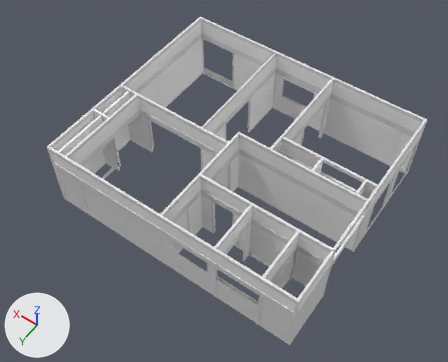
The FBX model Assets/Models/家たち/家1/家1 (4)Col.fbx: old version first, new version second.
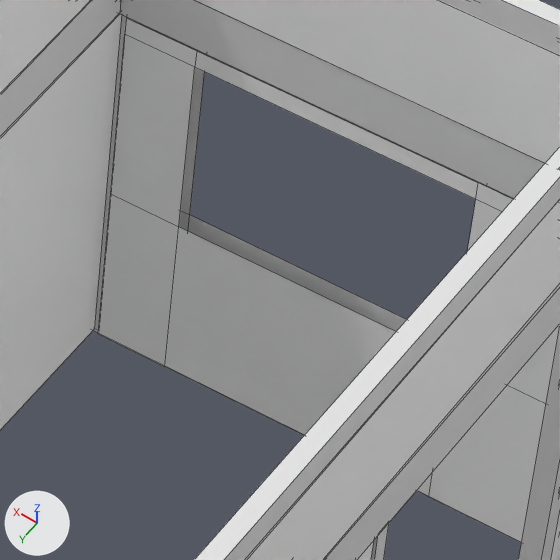
The first picture shows the older version from a camera (50 mm lens) standing at (-9.05, 14.87, 21.23) and looking at (0.07, 2.09, 1.16). The close-ups show the older and then the newer version on the part from 58% to 72% of the width and 20% to 37% of the height of that picture. Only the edits that show in the close-ups are written down. The lights are fixed; the arrows at lower left show +X, +Y and +Z. The close-ups show mesh edges as thin lines. Where no turn or scale is listed for an object, it has been applied to the vertices.

The older version as bpy lines, for what is in view:
```python
me_plane_085 = bpy.data.meshes.new('Plane.085')
me_plane_085.from_pydata(...)  # 16 vertices, 8 faces; spans x -0.96..1.79, y 0.0, z -1.65..0.59
me_plane_085.materials.append(mat_白い壁_plane)  # its picture is missing
me_plane_148 = bpy.data.meshes.new('Plane.148')
me_plane_148.from_pydata(...)  # 12 vertices, 8 faces; spans x -5.68..5.61, y -0.05..0.03, z -0.34..0.34
me_plane_148.materials.append(mat_白い壁_plane)  # its picture is missing
me_plane_170 = bpy.data.meshes.new('Plane.170')
me_plane_170.from_pydata([(0.28, 0.0, -1.76), (0.28, 0.0, -0.74), (-0.15, 0.0, -1.76), (-0.15, 0.0, -0.73), (0.28, 0.0, 0.48), (-0.15, 0.0, 0.48), (-0.15, 0.0, 0.37), (0.28, 0.0, 0.37)], [], [(2, 0, 1, 3), (6, 7, 4, 5), (3, 1, 7, 6)])
me_plane_170.materials.append(mat_木の壁_plane)  # its picture is missing
ob_家のカベ_007 = bpy.data.objects.new('家のカベ.007', me_plane_085)
ob_家のカベ_007.location = (-0.349, -3.89, 1.305)
ob_家のカベ_043 = bpy.data.objects.new('家のカベ.043', me_plane_148)
ob_家のカベ_043.location = (0.148, -3.924, 2.547)
ob_家のカベ_064 = bpy.data.objects.new('家のカベ.064', me_plane_170)
ob_家のカベ_064.location = (1.171, -3.997, 1.412)
# also in view: 'yokobasira' at (0.07, 1.61, 2.12); 'tatehasira.039' at (-1.37, -3.59, 0.77); '家のカベ.066' at (0.21, -4.0, 0.17); '家のカベ.025' at (1.51, -2.92, 0.78); 'yokobasira.001' at (0.08, 1.61, 3.08)
```
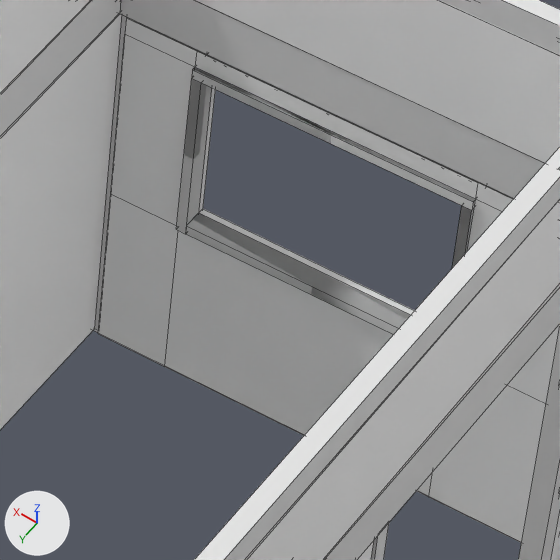
Patch to the scene script:
```diff
--- a/Assets/Models/家たち/家1/家1 (4)Col.fbx.py
+++ b/Assets/Models/家たち/家1/家1 (4)Col.fbx.py
@@ mat_木の枠_plane @@
+mat_木の枠_plane = principled_material('木の枠_plane')
+mat_木の枠_plane.base_color = (0.8, 0.8, 0.8)  # white #e7e7e7
@@ me_plane_084 @@
+me_plane_084.from_pydata(...)  # 48 vertices, 40 faces; spans x -0.85..0.77, y -0.08..0.07, z -0.11..1.0
+me_plane_084.materials.append(mat_木の枠_plane)  # its picture is missing
@@ ob_小さい窓用木の枠_001 @@
+ob_小さい窓用木の枠_001 = bpy.data.objects.new('小さい窓用木の枠.001', me_plane_084)
+ob_小さい窓用木の枠_001.location = (0.25, -3.939, 0.783)
```

Where the change shows, as pixel boxes [x1, y1, x2, y2] in the close-ups (560 x 560 px):
'小さい窓用木の枠.001', added
    after: [176, 59, 476, 334]
'家のカベ.066', unchanged, covered by the edit
    before: [188, 215, 407, 332]
'家のカベ.064', unchanged, covered by the edit
    before: [135, 21, 206, 231]
    after: [135, 21, 206, 55]
